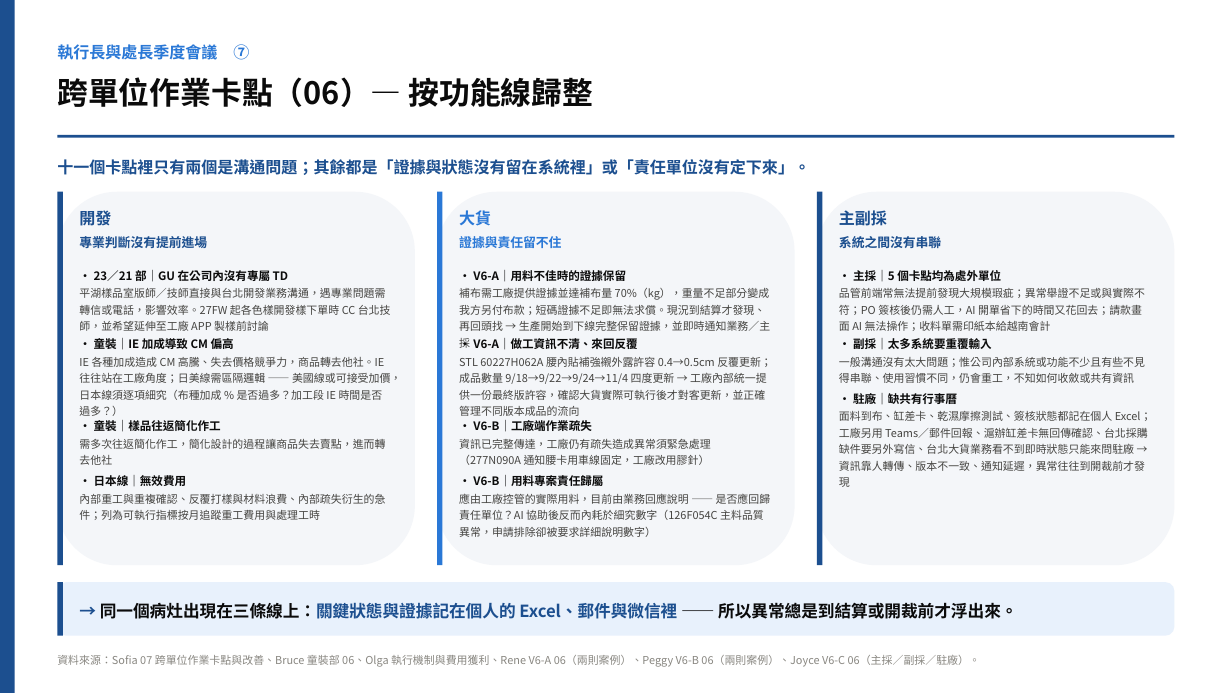
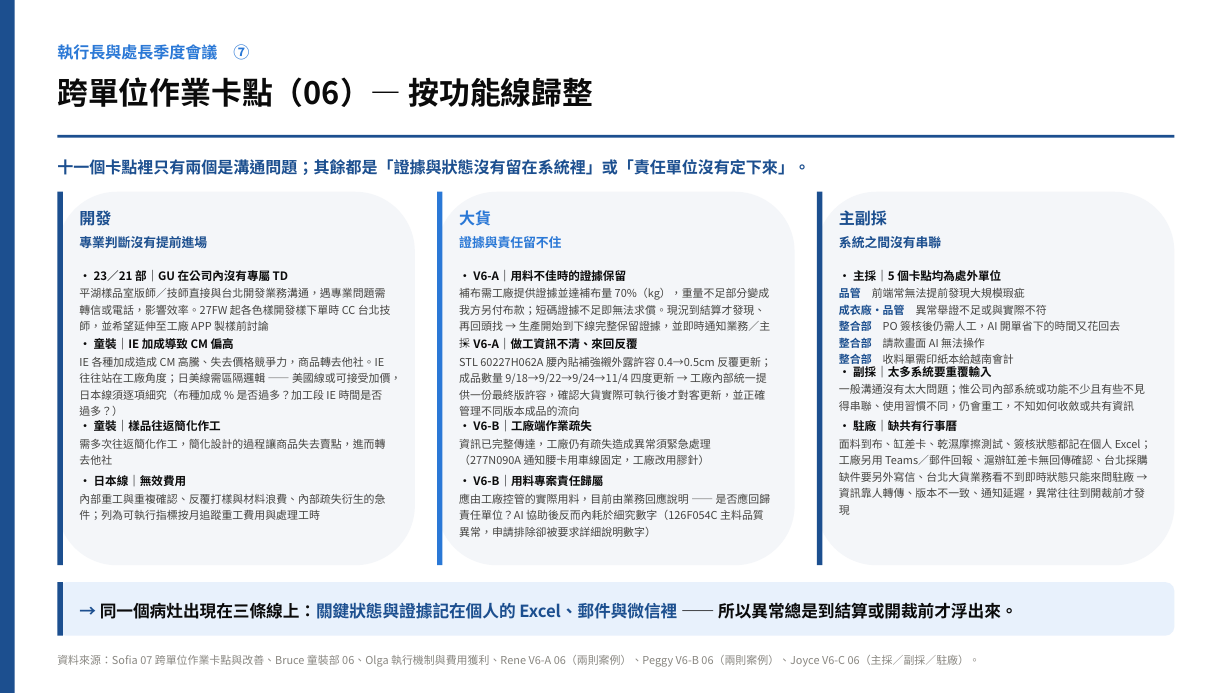
Before and after one commit to yc20054321-art/joyce, a slide deck: slide 8 of V6_執行長與處長季度會議_單位回饋整合_20261106.pptx. Drawn at 1232x693 pixels with LibreOffice and Linux fonts; fonts in the diff are those of the drawing. Boxes give left, top, right and bottom in pixels: in the first picture for what was removed or moved away, otherwise in the second. Text is boxed around its words. In the diff, an @@ line names an element or a change of style, - is before the commit and + after.

```diff
--- a/V6_執行長與處長季度會議_單位回饋整合_20261106.pptx
+++ b/V6_執行長與處長季度會議_單位回饋整合_20261106.pptx
@@ text at (x1=839, y1=288, x2=1120, y2=367): text changed @@
-品管前端常無法提前發現大規模瑕疵；異常舉證不足或與實際不符；PO 簽核後仍需人工，AI 開單省下的時間又花回去；請款畫面 AI 無法操作；收料單需印紙本給越南會計
+品管 前端常無法提前發現大規模瑕疵
+成衣廠・品管 異常舉證不足或與實際不符
+整合部 PO 簽核後仍需人工，AI 開單省下的時間又花回去
+整合部 請款畫面 AI 無法操作
+整合部 收料單需印紙本給越南會計
@@ 3 texts moved together from (x1=839, y1=338, x2=1152, y2=471) to (x1=839, y1=366, x2=1152, y2=498) @@
@@ text "一般溝通沒有太大問題；惟公司內部系統或功能不少且有些不見得串聯、使用習慣不同，仍會重工，不知如何收斂或共有資訊" moved from (x1=839, y1=357, x2=1145, y2=383) to (x1=839, y1=384, x2=1145, y2=411) @@
```
Also in this commit, not shown: 5 other slides changed, 1 other file.
